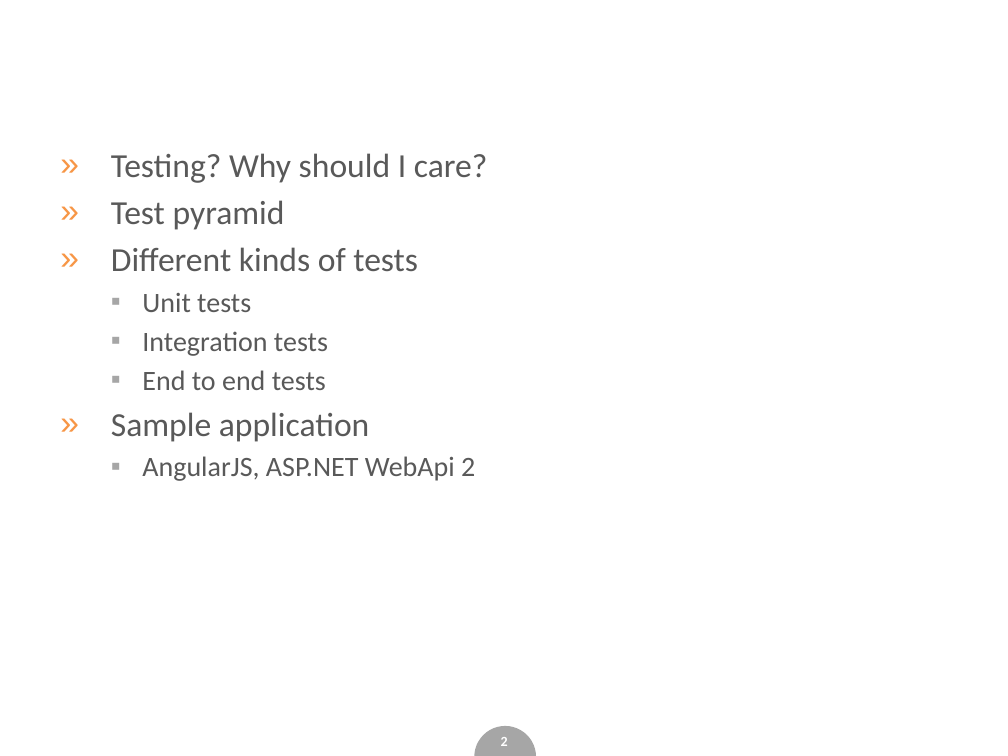
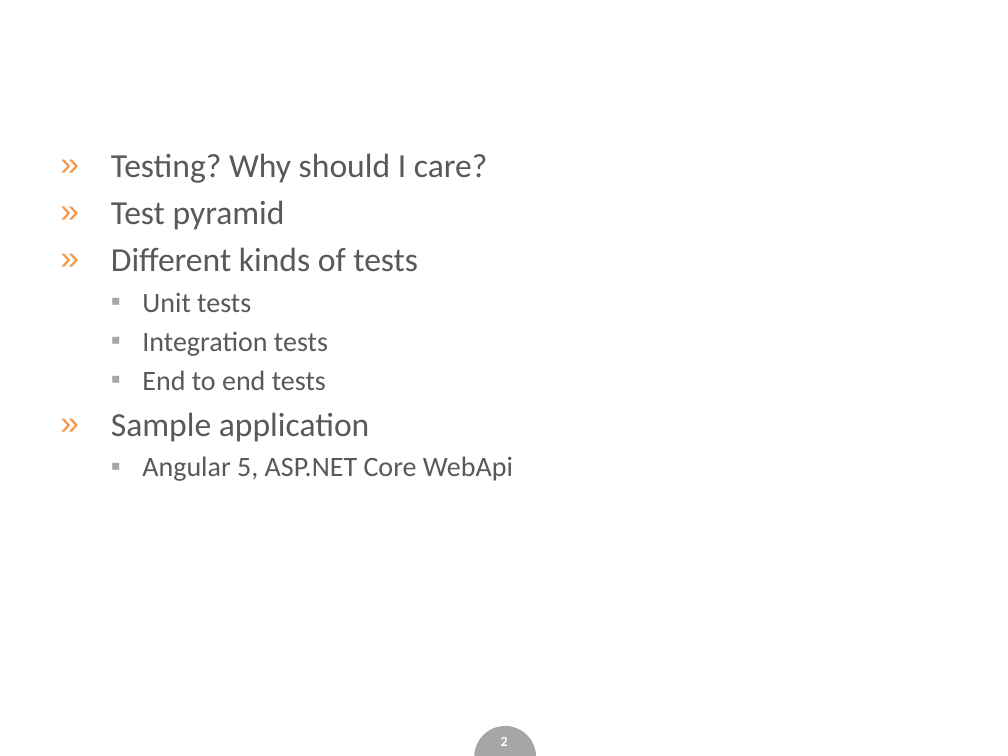
Before and after one commit to Katulus/WebApplictionTestingExample, a slide deck: slide 2 of slides.pptx. Drawn at 1008x756 pixels with LibreOffice and Linux fonts; fonts in the diff are those of the drawing; background and template pictures are left out. Boxes give left, top, right and bottom in pixels: in the first picture for what was removed or moved away, otherwise in the second. Text is boxed around its words. In the diff, an @@ line names an element or a change of style, - is before the commit and + after.

```diff
--- a/slides.pptx
+++ b/slides.pptx
@@ text at (142, 456, 513, 481): text changed @@
-  ▪ AngularJS, ASP.NET WebApi 2
+  ▪ Angular 5, ASP.NET Core WebApi
```
Also in this commit, not shown: 7 other slides changed.
